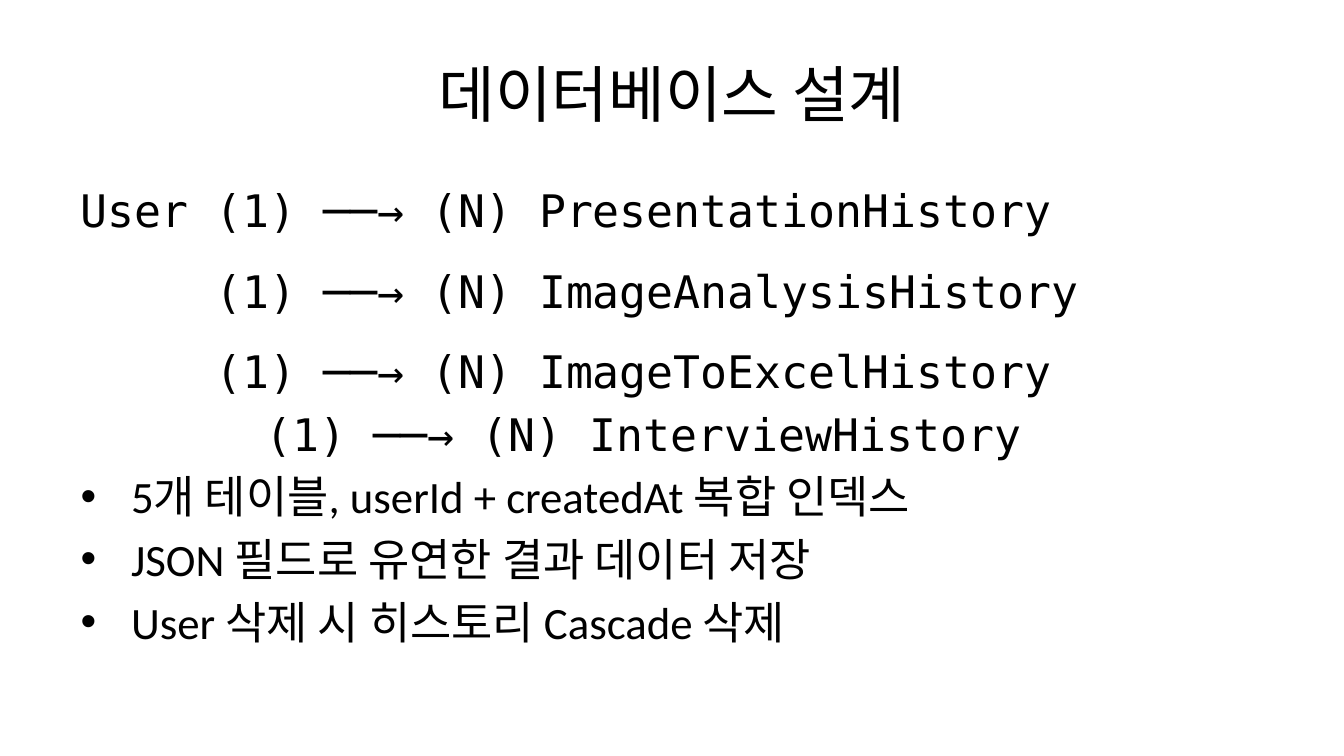
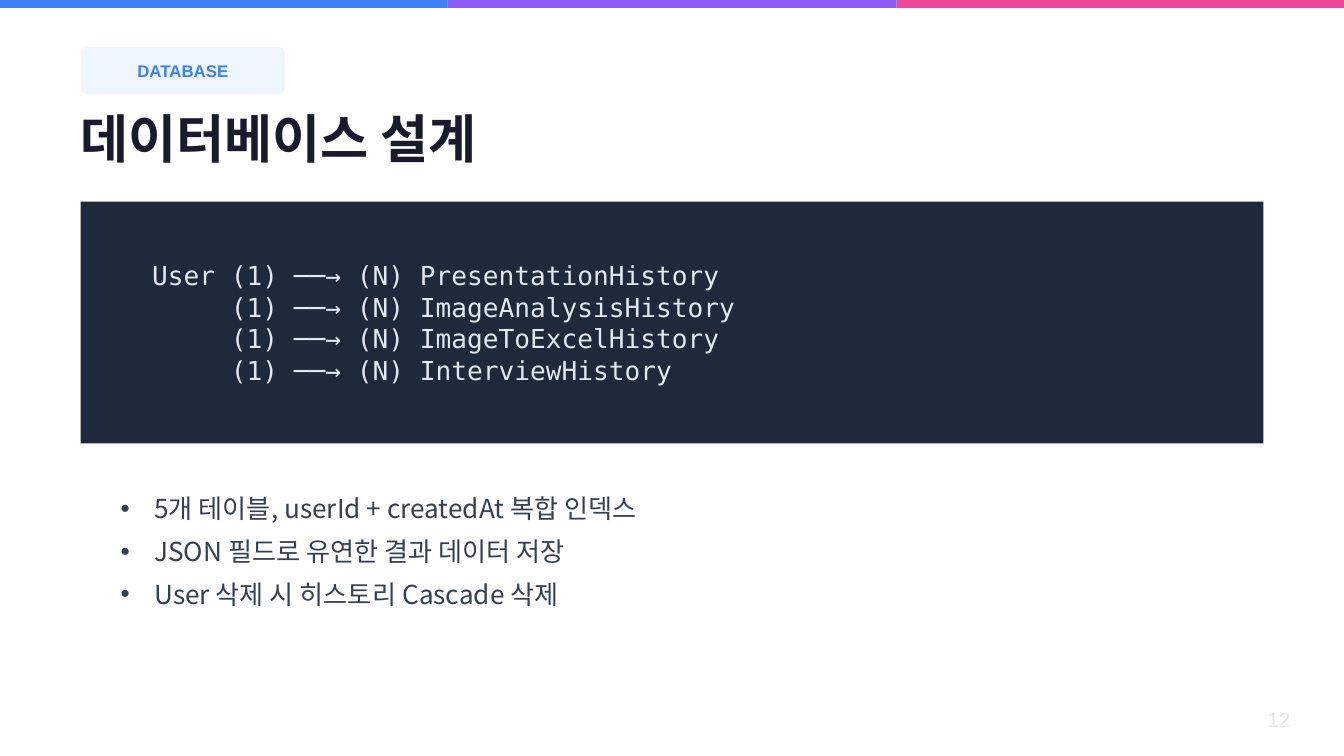
Before and after one commit to shinysky73/ai-worker, a slide deck: slide 12 of docs/REPORT_SLIDES.pptx. Drawn at 1344x756 pixels with LibreOffice and Linux fonts; fonts in the diff are those of the drawing. Boxes give left, top, right and bottom in pixels: in the first picture for what was removed or moved away, otherwise in the second. Text is boxed around its words. In the diff, an @@ line names an element or a change of style, - is before the commit and + after.

```diff
--- a/docs/REPORT_SLIDES.pptx
+++ b/docs/REPORT_SLIDES.pptx
@@ rectangle added at (0,0,448,8), fill #3B82F6 @@
@@ rectangle added at (448,0,896,8), fill #8B5CF6 @@
@@ rectangle added at (896,0,1344,8), fill #EC4899 @@
@@ rounded rectangle added at (81,47,285,94), fill #EFF6FF @@
@@ text added at (137,65,228,77), 9 pt, text #3B82F6, bold @@
+DATABASE
@@ text "데이터베이스 설계": place and size @@
-text "데이터베이스 설계" at (438,66,905,122)
+text "데이터베이스 설계" at (81,114,477,163)
@@ text "데이터베이스 설계" at (81,114,477,163): size 33 to 28 pt, font Calibri to Noto Sans CJK KR, text colour #000000 to #1A1A2E, bold on; alignment centre to left @@
@@ text at (81,193,1078,460): paragraph removed @@
-User (1) ──→ (N) PresentationHistory
-(1) ──→ (N) ImageAnalysisHistory
-(1) ──→ (N) ImageToExcelHistory
-(1) ──→ (N) InterviewHistory
@@ rectangle added at (81,202,1263,444), fill #1E293B @@
@@ text added at (152,265,735,385), 14 pt, text #E2E8F0 @@
+User (1) ──→ (N) PresentationHistory
+(1) ──→ (N) ImageAnalysisHistory
+(1) ──→ (N) ImageToExcelHistory
+(1) ──→ (N) InterviewHistory
@@ text "5개 테이블, userId + createdAt ...": place and size @@
-text "5개 테이블, userId + createdAt ..." at (81,193,1078,643)
+text "5개 테이블, userId + createdAt ..." at (154,496,637,606)
@@ text "5개 테이블, userId + createdAt ..." at (154,496,637,606): size 24 to 14 pt, font Calibri to Noto Sans CJK KR, text colour #000000 to #334155; indent changed; more space between paragraphs; vertical alignment top to middle @@
```
Also in this commit, not shown: 15 other slides changed, 2 slides added, 1 slide removed, 1 other file.
